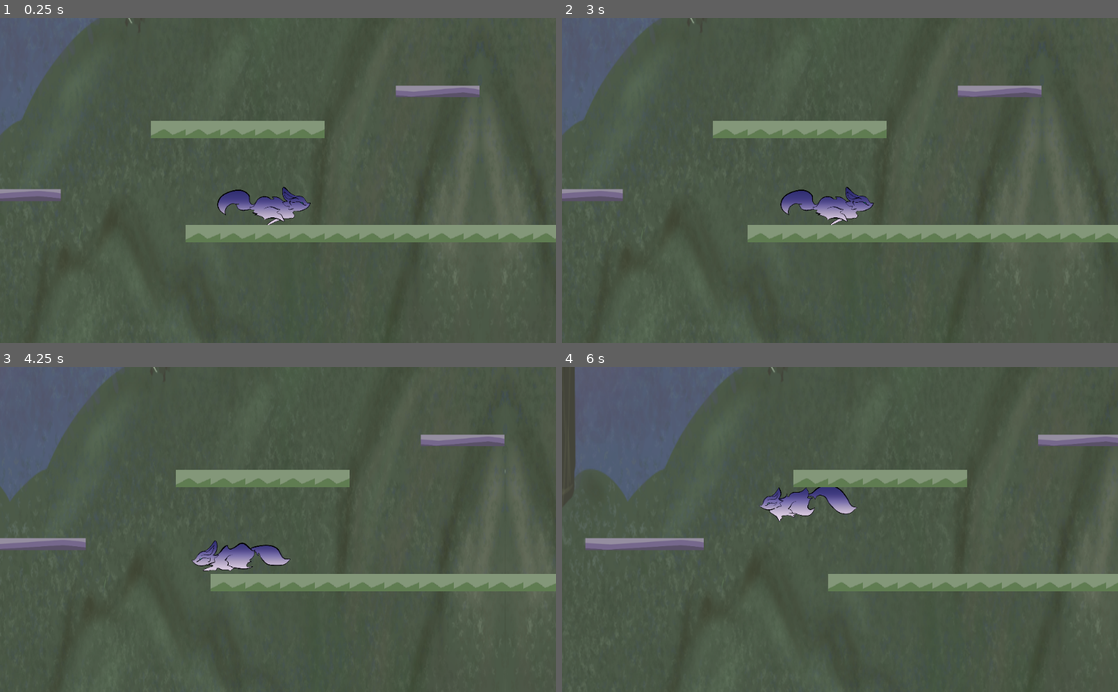
Above: before the commit, frames 1-4 (two rows, left to right).
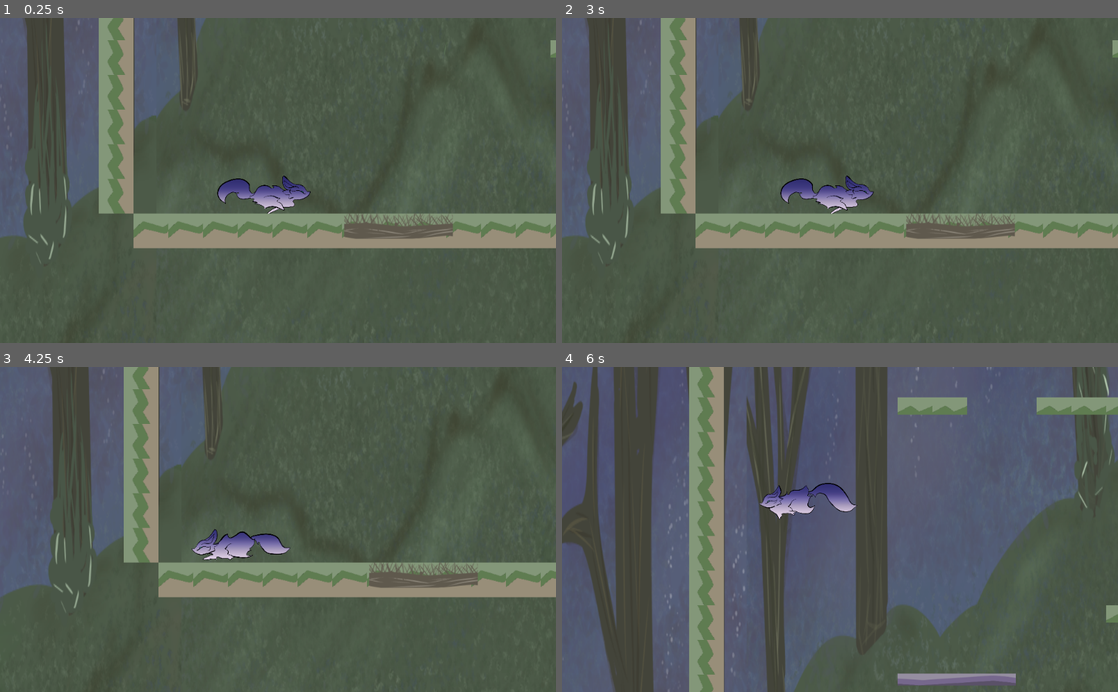
Above: after the commit, the same moments.

Repository: yeetables/Gami
Game: Godot game, scene res://Scenes/World.tscn
The game is run twice, just before and just after one commit, with the same random seed, the same clock (stepped at 60 frames per second) and the same inputs.
Inputs (mouse positions are in pixels of both pictures, inside the frame that each line leads up to):
- Up to frame 1 (0.25 s): no input
- Up to frame 2 (3 s): tap Enter at 0.5, 2 s; move the mouse to (962, 164) at 0.52 s; hold 1 0.53-1.28 s; click (962, 164) at 0.67 s; tap Space at 1.25, 2.75 s; move the mouse to (728, 196) at 1.27 s; tap 2 at 1.35 s; click (728, 196) at 1.42 s; move the mouse to (895, 109) at 2.02 s; hold 3 2.03-2.78 s; click (895, 109) at 2.17 s; move the mouse to (812, 245) at 2.77 s; tap L at 2.85 s; click (812, 245) at 2.92 s
- Up to frame 3 (4.25 s): tap Enter at 3.5 s; move the mouse to (444, 578) at 3.52 s; hold J from 3.53 s (still down); click (444, 578) at 3.67 s
- Up to frame 4 (6 s): move the mouse to (673, 480) at 4.27 s; release J at 4.28 s; tap I at 4.35 s; click (673, 480) at 4.42 s; move the mouse to (867, 529) at 5.02 s; hold 1 5.03-5.78 s; click (867, 529) at 5.17 s; move the mouse to (756, 448) at 5.77 s; tap 2 at 5.85 s; click (756, 448) at 5.92 s

The runs differ from the first frame. In frame 1, 24% of the frame differs, in the area x 0-100%, y 0-100%; in frame 2, 24%; in frame 3, 25%; in frame 4, 63%.

Commit message:
add sound, and death transition

Diff:
--- a/src/Scenes/Player.tscn
+++ b/src/Scenes/Player.tscn
@@ -1,7 +1,8 @@
-[gd_scene load_steps=5 format=2]
+[gd_scene load_steps=6 format=2]
 
 [ext_resource path="res://Scripts/Player.gd" type="Script" id=1]
 [ext_resource path="res://Assets/Sprites/Objects/Player/NEWFOX-run-HUGE.png" type="Texture" id=2]
+[ext_resource path="res://Assets/Sounds/Effects/jump11.wav" type="AudioStream" id=3]
 
 [sub_resource type="RectangleShape2D" id=1]
 
@@ -27,7 +28,7 @@
 "values": [ 0, 2, 4, 6, 8, 10, 12, 14, 16 ]
 }
 
-[node name="Player" type="Node2D"]
+[node name="Player" type="Node2D" index="0"]
 
 position = Vector2( 0.975342, 0 )
 _sections_unfolded = [ "Transform" ]
@@ -96,4 +97,13 @@
 editor_draw_limits = false
 editor_draw_drag_margin = false
 
+[node name="jumpsound1" type="AudioStreamPlayer" parent="Body" index="4"]
+
+stream = ExtResource( 3 )
+volume_db = -8.0
+pitch_scale = 1.0
+autoplay = false
+mix_target = 0
+bus = "Master"
+
 [connection signal="animation_finished" from="Body/AnimationPlayer" to="Body" method="_on_AnimationPlayer_animation_finished"]
--- a/src/Scenes/World.tscn
+++ b/src/Scenes/World.tscn
@@ -6,16 +6,17 @@
 [ext_resource path="res://Scenes/spike/spike_area.tscn" type="PackedScene" id=4]
 [ext_resource path="res://Scenes/crumbling/crumbling.tscn" type="PackedScene" id=5]
 [ext_resource path="res://Assets/Sprites/Objects/Background/background_level1.png" type="Texture" id=6]
-
-[node name="World" type="Node2D" index="0"]
+[ext_resource path="res://Assets/Sounds/Background/BGambience1.WAV" type="AudioStream" id=7]
+[ext_resource path="res://Assets/Sounds/Effects/fox_scream1.wav" type="AudioStream" id=8]
+
+[node name="World" type="Node2D"]
 
 [node name="Player" parent="." index="0" instance=ExtResource( 1 )]
 
-position = Vector2( 938.297, 174.389 )
+position = Vector2( 265.763, 515.2 )
 
 [node name="Camera" type="KinematicBody2D" parent="." index="1"]
 
-editor/display_folded = true
 position = Vector2( 61.3459, 443.054 )
 input_pickable = false
 collision_layer = 1
@@ -25,6 +26,7 @@
 
 [node name="Camera2D" type="Camera2D" parent="Camera" index="0"]
 
+position = Vector2( -1941.07, -98.9078 )
 anchor_mode = 1
 rotating = false
 current = false
@@ -47,6 +49,7 @@
 editor_draw_screen = true
 editor_draw_limits = false
 editor_draw_drag_margin = false
+_sections_unfolded = [ "Visibility" ]
 
 [node name="TileMap" type="TileMap" parent="." index="2"]
 
@@ -245,29 +248,30 @@
 position = Vector2( 151.255, 539.598 )
 rotation = 0.0190615
 
-[node name="Node2D" type="Node2D" parent="." index="8"]
-
+[node name="bg1" type="Node2D" parent="." index="8"]
+
+editor/display_folded = true
 position = Vector2( 3076.99, -792.572 )
 scale = Vector2( 1, 2.32378 )
 __meta__ = {
 "_edit_group_": true
 }
 
-[node name="background_level1" type="Sprite" parent="Node2D" index="0"]
+[node name="background_level1" type="Sprite" parent="bg1" index="0"]
 
 position = Vector2( -2406.91, 118.959 )
 z_index = -1
 texture = ExtResource( 6 )
 _sections_unfolded = [ "Z Index" ]
 
-[node name="background_level5" type="Sprite" parent="Node2D" index="1"]
+[node name="background_level5" type="Sprite" parent="bg1" index="1"]
 
 position = Vector2( -3675.14, 553.229 )
 z_index = -1
 texture = ExtResource( 6 )
 _sections_unfolded = [ "Z Index" ]
 
-[node name="background_level2" type="Sprite" parent="Node2D" index="2"]
+[node name="background_level2" type="Sprite" parent="bg1" index="2"]
 
 position = Vector2( -1126.2, 118.639 )
 z_index = -1
@@ -275,14 +279,14 @@
 flip_h = true
 _sections_unfolded = [ "Offset", "Transform", "Z Index" ]
 
-[node name="background_level3" type="Sprite" parent="Node2D" index="3"]
+[node name="background_level3" type="Sprite" parent="bg1" index="3"]
 
 position = Vector2( 37.1262, 84.3765 )
 z_index = -1
 texture = ExtResource( 6 )
 _sections_unfolded = [ "Offset", "Transform", "Z Index" ]
 
-[node name="background_level4" type="Sprite" parent="Node2D" index="4"]
+[node name="background_level4" type="Sprite" parent="bg1" index="4"]
 
 position = Vector2( 1171.45, -56.5999 )
 z_index = -2
@@ -290,9 +294,10 @@
 flip_h = true
 _sections_unfolded = [ "Offset", "Transform", "Z Index" ]
 
-[node name="Node2D2" type="Node2D" parent="." index="9"]
-
-position = Vector2( 3284.85, -340.495 )
+[node name="bg2" type="Node2D" parent="." index="9"]
+
+editor/display_folded = true
+position = Vector2( 3028.11, -260.972 )
 scale = Vector2( 1, 2.32378 )
 z_index = -3
 _sections_unfolded = [ "Z Index" ]
@@ -300,21 +305,21 @@
 "_edit_group_": true
 }
 
-[node name="background_level1" type="Sprite" parent="Node2D2" index="0"]
+[node name="background_level1" type="Sprite" parent="bg2" index="0"]
 
 position = Vector2( -2406.91, 118.959 )
 z_index = -1
 texture = ExtResource( 6 )
 _sections_unfolded = [ "Z Index" ]
 
-[node name="background_level5" type="Sprite" parent="Node2D2" index="1"]
+[node name="background_level5" type="Sprite" parent="bg2" index="1"]
 
 position = Vector2( -3675.14, 553.229 )
 z_index = -1
 texture = ExtResource( 6 )
 _sections_unfolded = [ "Z Index" ]
 
-[node name="background_level2" type="Sprite" parent="Node2D2" index="2"]
+[node name="background_level2" type="Sprite" parent="bg2" index="2"]
 
 position = Vector2( -1126.2, 118.639 )
 z_index = -1
@@ -322,17 +327,39 @@
 flip_h = true
 _sections_unfolded = [ "Offset", "Transform", "Z Index" ]
 
-[node name="background_level3" type="Sprite" parent="Node2D2" index="3"]
+[node name="background_level3" type="Sprite" parent="bg2" index="3"]
 
 position = Vector2( 37.1262, 84.3765 )
 z_index = -1
 texture = ExtResource( 6 )
 _sections_unfolded = [ "Offset", "Transform", "Z Index" ]
 
-[node name="background_level4" type="Sprite" parent="Node2D2" index="4"]
+[node name="background_level4" type="Sprite" parent="bg2" index="4"]
 
 position = Vector2( 1171.45, -56.5999 )
 z_index = -2
 texture = ExtResource( 6 )
 flip_h = true
 _sections_unfolded = [ "Offset", "Transform", "Z Index" ]
+
+[node name="sound" type="Node2D" parent="." index="10"]
+
+[node name="bg" type="AudioStreamPlayer" parent="sound" index="0"]
+
+stream = ExtResource( 7 )
+volume_db = 0.0
+pitch_scale = 1.0
+autoplay = true
+mix_target = 0
+bus = "Master"
+
+[node name="scream" type="AudioStreamPlayer2D" parent="sound" index="1"]
+
+stream = ExtResource( 8 )
+volume_db = 0.0
+pitch_scale = 1.5
+autoplay = false
+max_distance = 2000.0
+attenuation = 1.0
+bus = "Master"
+area_mask = 1
--- a/src/Scripts/Player.gd
+++ b/src/Scripts/Player.gd
@@ -70,7 +70,7 @@
 	if Input.is_key_pressed(KEY_I) and is_on_floor():
 #        print("on floor:", is_on_floor())
 		yspeed = jforce
-		#$jumpsound1.play()
+		$jumpsound1.play()
 #    if is_on_floor():
 #        yspeed = 0
 
--- a/src/Scripts/spike.gd
+++ b/src/Scripts/spike.gd
@@ -13,9 +13,23 @@
 #    # Called every frame. Delta is time since last frame.
 #    # Update game logic here.
 #    pass
+var count = 0
+var die = false
+func _physics_process(delta):
+	if die:
+		count+=1
 
+	if count >= 30:
+		count = 0
+		die = false
+		Global.respawn_player()
+		get_node("/root/World/Camera/Camera2D").current = false
+		get_node("/root/World/Player/Body/Camera2D").current = true
 
 func _on_Area2D_body_entered(body):
 	if body.is_in_group("player"):
 		print("yooo player should die now")
-		Global.respawn_player()
+		die = true
+		get_node("/root/World/sound/scream").play()
+		get_node("/root/World/Camera/Camera2D").current = true
+		get_node("/root/World/Player/Body/Camera2D").current = false
--- a/src/project.godot
+++ b/src/project.godot
@@ -32,3 +32,7 @@
  ]
 ui_shift=[ Object(InputEventKey,"resource_local_to_scene":false,"resource_name":"","device":0,"alt":false,"shift":false,"control":false,"meta":false,"command":false,"pressed":false,"scancode":16777237,"unicode":0,"echo":false,"script":null)
  ]
+
+[rendering]
+
+environment/default_clear_color=Color( 0, 0, 0, 1 )
Not shown: 1 places in src/Scenes/World.tscn that only renumber resources
